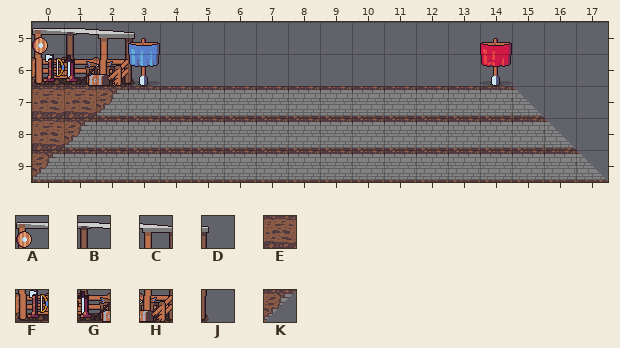
Two versions of a level (Tiled map, data/map.tmx). This is how it looked before the edit.
Cells are 32x32 px. Shown: x 0..17, y 5..9.
Key: from "decor": A 83, B 84, C 85, D 86, E 87, F 99, G 100, H 101, J 102, K 103.
_ is an empty cell.
Layers that did not change in this view are not listed.
Layer "Camp" before, first column x 0:
 5 ABCD______________
 6 FGHJ______________
 7 EEK_______________
 8 EK________________
 9 K_________________
And afterwards:
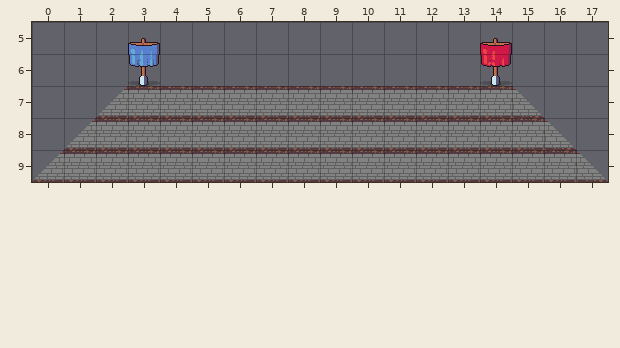
The exact change:
Layer "Camp" (now hidden):
y 5: x 0..3 ABCD -> ____
y 6: x 0..3 FGHJ -> ____
y 7: x 0..2 EEK -> ___
y 8: x 0..1 EK -> __
y 9: x 0 K -> _
Pixel boxes of the changes (left, top, right, bottom) in both pictures:
removed: (32, 28, 135, 181)
